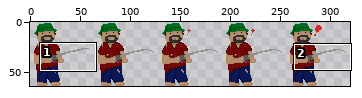
Two versions of one sprite sheet, Assets/00.ForEveryone/01.Sprites/Player/Bite.png. The first picture is a wide view before the edit; the outline marks the close-up.
Close-up. The starting point:
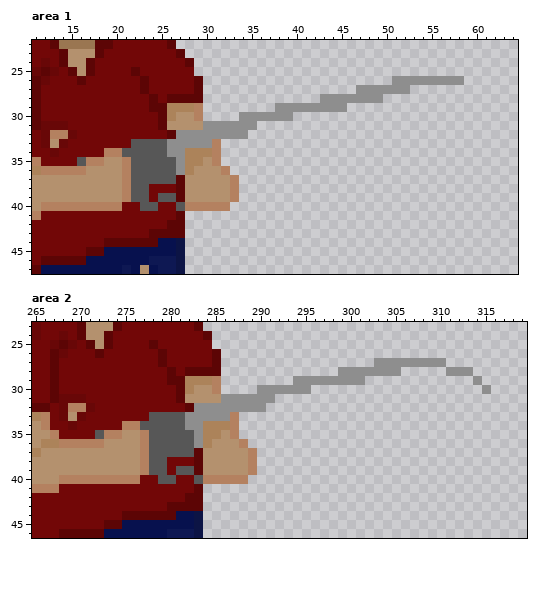
The file is 320x64 pixels. Colours within 5 levels of each other are drawn and written as one. Shown: area 1: x 11..64, y 22..47; area 2: x 265..319, y 23..46. The commit also changed other parts of the picture, which this record leaves out.
Now the later version:
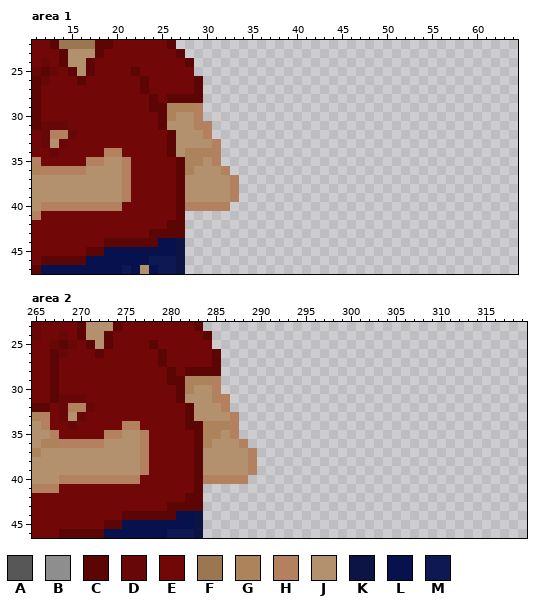
Palette (. is transparent): A #575757  B #8e8e8e  C #5c0505  D #680707  E #720707  F #9a7651  G #ac835a  H #b48160  J #b4916e  K #0c1445  L #07114e  M #0e1853
Difference:
{"where": "area 1"}
{"y":26,"x":51,"old":"BBBBBBBB","new":"........"}
{"y":27,"x":47,"old":"BBBBBB","new":"......"}
{"y":28,"x":43,"old":"BBBBBBB","new":"......."}
{"y":29,"x":38,"old":"BBBBBBBB","new":"........"}
{"y":30,"x":34,"old":"BBBBBB","new":"......"}
{"y":31,"x":29,"old":"JBBBBBB","new":"HH....."}
{"y":32,"x":27,"old":"BBBBBBBB","new":"JJJH...."}
{"y":33,"x":22,"old":"AAAABBBBB","new":"EEEECJJJJ"}
{"y":34,"x":21,"old":"AAAAABB","new":"EEEEECJ"}
{"y":35,"x":16,"old":"A","new":"E"}
{"y":35,"x":22,"old":"AAAAAB","new":"EEEEEC"}
{"y":36,"x":22,"old":"AAAAAB","new":"EEEEEC"}
{"y":37,"x":22,"old":"AAAAA","new":"EEEEE"}
{"y":38,"x":22,"old":"AA","new":"EE"}
{"y":39,"x":22,"old":"AA","new":"EE"}
{"y":39,"x":25,"old":"AA","new":"EE"}
{"y":40,"x":23,"old":"AA","new":"EE"}
{"y":40,"x":27,"old":"A","new":"C"}
{"where": "area 2"}
{"y":27,"x":303,"old":"BBBBBBBB","new":"........"}
{"y":28,"x":299,"old":"BBBBBBB","new":"......."}
{"y":28,"x":311,"old":"BBB","new":"..."}
{"y":29,"x":294,"old":"BBBBBBBB","new":"........"}
{"y":29,"x":314,"old":"B","new":"."}
{"y":30,"x":290,"old":"BBBBBB","new":"......"}
{"y":30,"x":315,"old":"B","new":"."}
{"y":31,"x":285,"old":"JBBBBBB","new":"HH....."}
{"y":32,"x":283,"old":"BBBBBBBB","new":"JJJH...."}
{"y":33,"x":278,"old":"AAAABBBBB","new":"EEEECJJJJ"}
{"y":34,"x":277,"old":"AAAAABB","new":"EEEEECC"}
{"y":35,"x":272,"old":"A","new":"E"}
{"y":35,"x":278,"old":"AAAAAB","new":"EEEEEC"}
{"y":36,"x":278,"old":"AAAAAB","new":"EEEEEC"}
{"y":37,"x":278,"old":"AAAAA","new":"EEEEE"}
{"y":38,"x":278,"old":"AA","new":"EE"}
{"y":39,"x":278,"old":"AA","new":"EE"}
{"y":39,"x":281,"old":"AA","new":"EE"}
{"y":40,"x":279,"old":"AA","new":"EE"}
{"y":40,"x":283,"old":"A","new":"C"}
{"label":"changed","picture_box":[122,76,464,211]}
{"label":"changed","picture_box":[77,157,86,166]}
{"label":"changed","picture_box":[140,358,491,484]}
{"label":"changed","picture_box":[95,430,104,439]}
